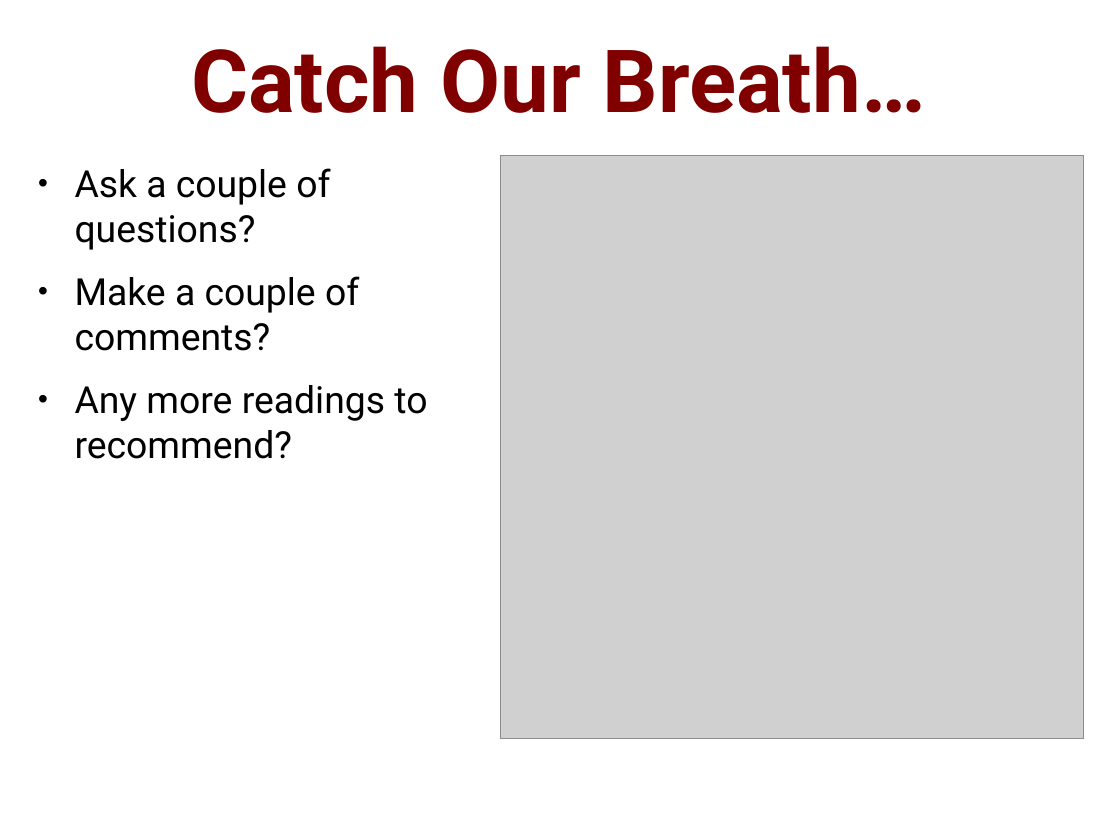
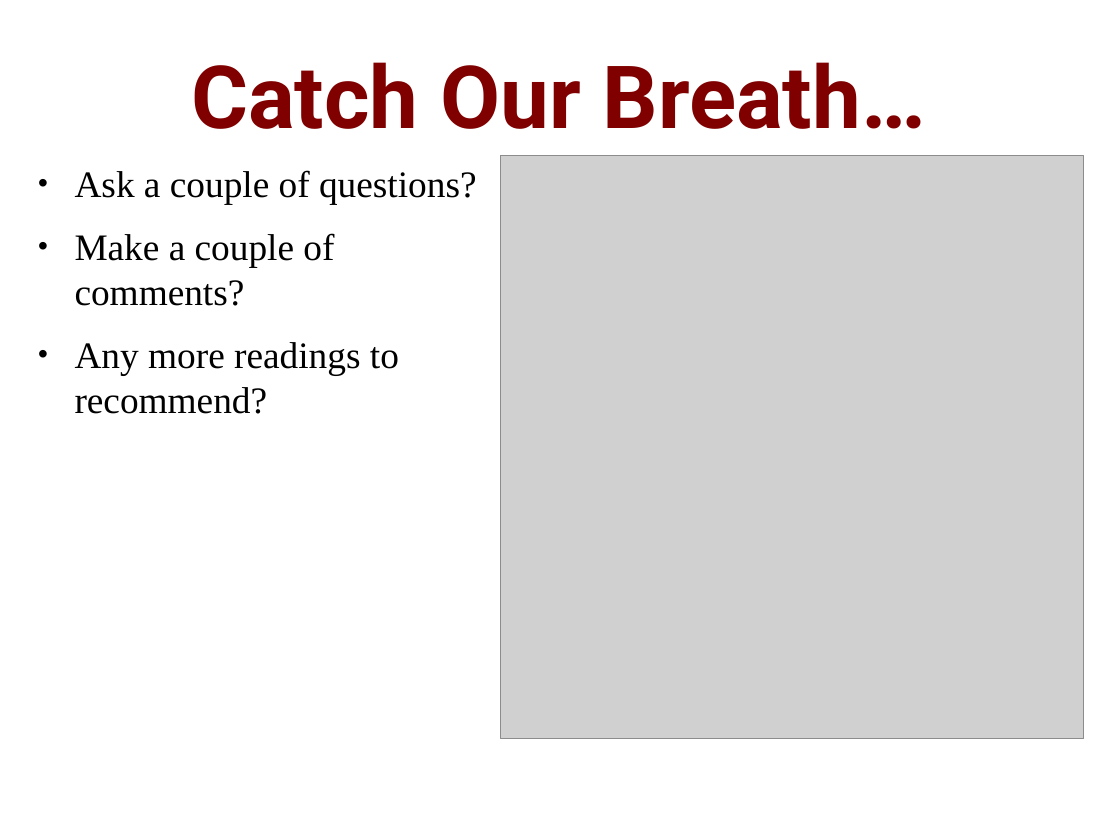
Before and after one commit to DavidLJ/public-files, a slide deck: slide 14 of coronavirus.pptx (slide 9 before the commit). Drawn at 1120x840 pixels with LibreOffice and Linux fonts; fonts in the diff are those of the drawing; grey boxes stand for pictures. Boxes give left, top, right and bottom in pixels: in the first picture for what was removed or moved away, otherwise in the second. Text is boxed around its words. In the diff, an @@ line names an element or a change of style, - is before the commit and + after.

```diff
--- a/coronavirus.pptx
+++ b/coronavirus.pptx
@@ title "Catch Our Breath…" at [191, 62, 926, 129]: line spacing 1 to 87pt @@
@@ text "Ask a couple of questions?" at [75, 170, 477, 414]: font Roboto to Times New Roman @@
```
Also in this commit, not shown: 4 other slides changed, 13 slides added, 1 slide removed, 1 other file.
